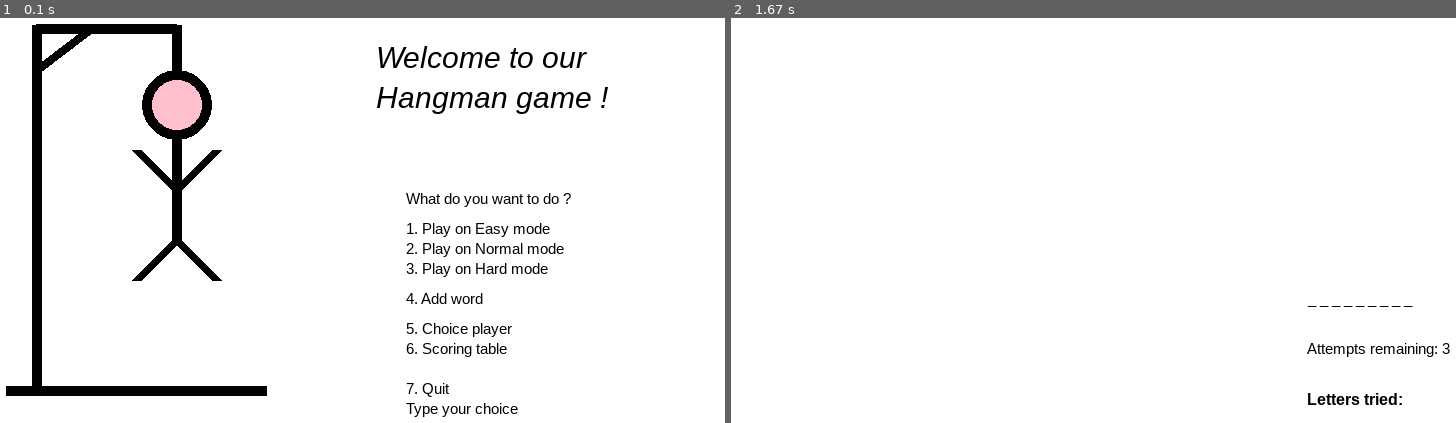
Above: before the commit, frames 1-2 (left to right).
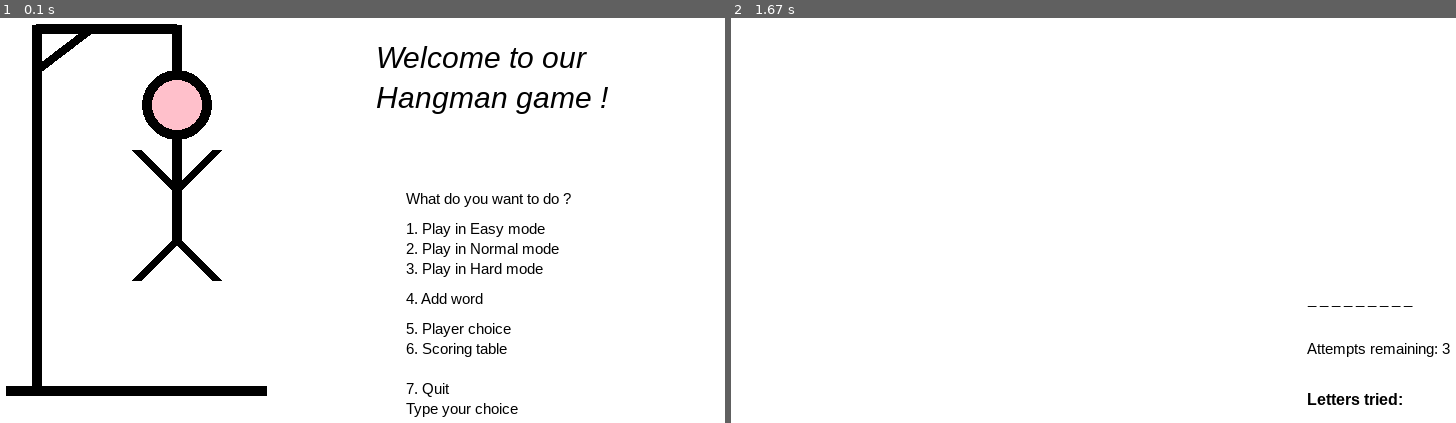
Above: after the commit, the same moments.

Repository: elodie-boweren/Pendu
Game: pygame game, started from main_loop.py
Two runs of this game, one before a commit and one after it. Both use one fixed random seed, a clock stepped at 60 frames per second and the inputs below.
Inputs:
- Up to frame 1 (0.1 s): no input
- Up to frame 2 (1.67 s): tap 3 at 0.33 s

The runs differ from the first frame. In frame 1, 0.8% of the frame differs, in the area x 58-78%, y 50-79%; in frame 2, nothing differs.

Commit message:
improve: change language,clean code

Diff:
--- a/Hangman_functions.py
+++ b/Hangman_functions.py
@@ -26,11 +26,11 @@
     text("Welcome to our", title_font, (BLACK), 400, 50)
     text("Hangman game !", title_font, (BLACK), 400, 90)
     text("What do you want to do ?", text_font, (BLACK), 430, 200)
-    text("1. Play on Easy mode", text_font, (BLACK), 430, 230)
-    text("2. Play on Normal mode", text_font, (BLACK), 430, 250)
-    text("3. Play on Hard mode", text_font, (BLACK), 430, 270)
+    text("1. Play in Easy mode", text_font, (BLACK), 430, 230)
+    text("2. Play in Normal mode", text_font, (BLACK), 430, 250)
+    text("3. Play in Hard mode", text_font, (BLACK), 430, 270)
     text("4. Add word", text_font, (BLACK), 430, 300)
-    text("5. Choice player", text_font, (BLACK), 430, 330)
+    text("5. Player choice", text_font, (BLACK), 430, 330)
     text("6. Scoring table", text_font, (BLACK), 430, 350)
     text("7. Quit", text_font, (BLACK), 430, 390)
     text("Type your choice", text_font, (BLACK), 430, 410)
@@ -154,7 +154,7 @@
                 if event.key == pygame.K_RETURN:
                     # Save word if not empty
                     if input_text and len(input_text) > 1:
-                        with open("words.txt", "a") as file:
+                        with open("words.txt", "a", encoding="utf8") as file:
                             file.write("\n" + input_text.lower())
                         text("Word added successfully!", text_font, BLACK, 400, 350)
                         pygame.display.update()
@@ -179,7 +179,6 @@
 def play_game(player,attempts):
 
     run_game = True
-    words = ""
     words = random.choice(open("words.txt").read().splitlines())
     guess_words = words
     found_letters = []
@@ -189,6 +188,7 @@
         score_game = 500
     elif attempts == 3:
         score_game = 800
+
     while run_game :
         screen.fill(WHITE)
         #Set screen with _ corresponding to each letter of then word until letter guessed
@@ -196,21 +196,21 @@
         write(letters_shown, text_font, BLACK, 600, 300)
         #update the number of attempts remaining
         write(f"Attempts remaining: {attempts}", text_font, BLACK, 600, 350)
-        #
+
         letters_already_tried = " ".join(found_letters)
         write(f"Letters tried: ", text_font_bold, BLACK, 600, 400)
         write(f"{letters_already_tried}", text_font_bold, BLACK, 600, 430)
         #Draw hangman as attempts fail
-        if attempts == 7:
+        if score_game == 200:
             draw_hangman_easy(attempts)
-        elif attempts == 5:
+        elif score_game == 500:
             draw_hangman_mid(attempts)
-        elif attempts == 3:
+        elif score_game == 800:
             draw_hangman_hard(attempts)
         #check if word guessed
         if all([letter in found_letters for letter in guess_words]):
             write("Congrats! You won !", text_font, BLACK, 600, 450)
-            with open("scores.txt", "a") as score_file:
+            with open("scores.txt", "a", encoding="utf8") as score_file:
                 score_file.write(f"\n {player} : {score_game}")
             pygame.display.update()
             pygame.time.delay(3000)
